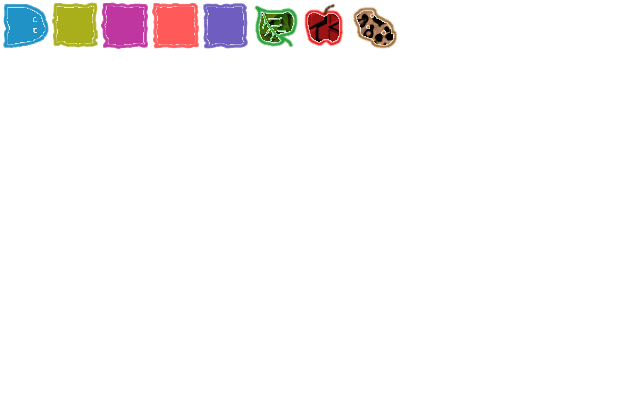
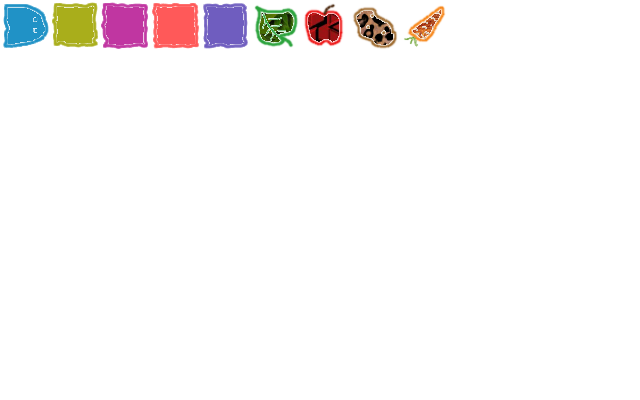
Before/after of a 640 × 400 layered artwork. What changed in the layer stack:
painted on "Background" over [left=403, top=5, right=446, bottom=48]
